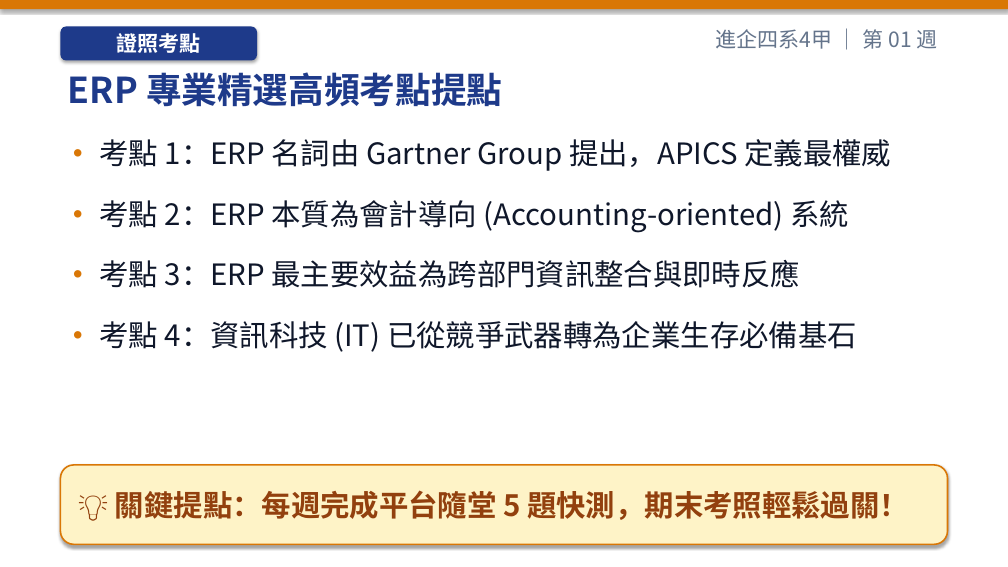
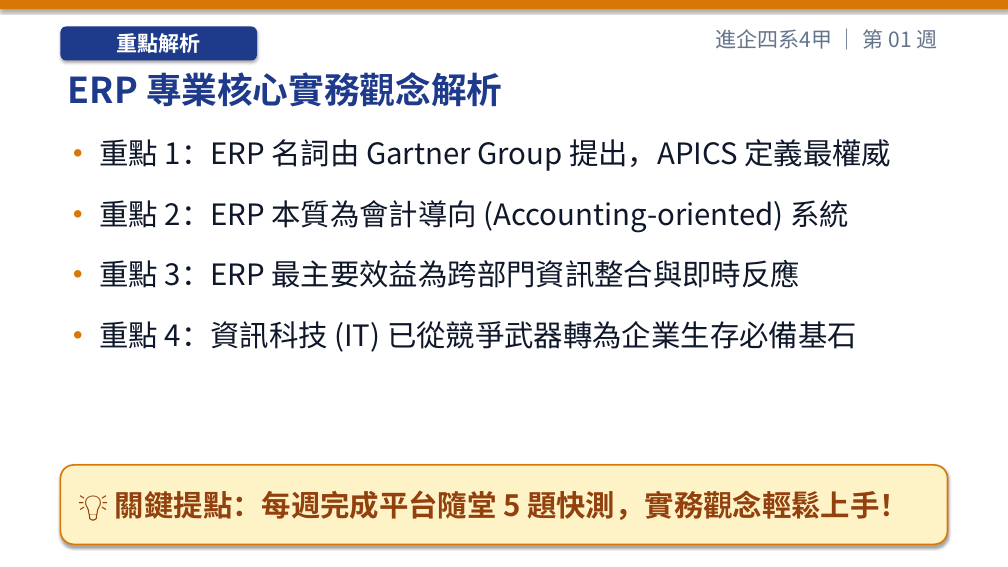
Before and after one commit to h12s12bs/vnu-enterprise-resource-planning, a slide deck: slide 10 of 01_每週教學簡報_PPT/ERP_第01週_課程導論、ERP_概念演進與數位轉型.pptx. Drawn at 1008x567 pixels with LibreOffice and Linux fonts; fonts in the diff are those of the drawing. Boxes give left, top, right and bottom in pixels: in the first picture for what was removed or moved away, otherwise in the second. Text is boxed around its words. In the diff, an @@ line names an element or a change of style, - is before the commit and + after.

```diff
--- a/01_每週教學簡報_PPT/ERP_第01週_課程導論、ERP_概念演進與數位轉型.pptx
+++ b/01_每週教學簡報_PPT/ERP_第01週_課程導論、ERP_概念演進與數位轉型.pptx
@@ text in rounded rectangle at [117, 31, 201, 57]: text changed @@
-證照考點
+重點解析
@@ text at [68, 72, 503, 107]: text changed @@
-ERP 專業精選高頻考點提點
+ERP 專業核心實務觀念解析
@@ text at [100, 139, 891, 352]: text changed @@
-• 考點 1：ERP 名詞由 Gartner Group 提出，APICS 定義最權威
-• 考點 2：ERP 本質為會計導向 (Accounting-oriented) 系統
-• 考點 3：ERP 最主要效益為跨部門資訊整合與即時反應
-• 考點 4：資訊科技 (IT) 已從競爭武器轉為企業生存必備基石
+• 重點 1：ERP 名詞由 Gartner Group 提出，APICS 定義最權威
+• 重點 2：ERP 本質為會計導向 (Accounting-oriented) 系統
+• 重點 3：ERP 最主要效益為跨部門資訊整合與即時反應
+• 重點 4：資訊科技 (IT) 已從競爭武器轉為企業生存必備基石
@@ text in rounded rectangle at [115, 490, 909, 520]: text changed @@
-💡 關鍵提點：每週完成平台隨堂 5 題快測，期末考照輕鬆過關！
+💡 關鍵提點：每週完成平台隨堂 5 題快測，實務觀念輕鬆上手！
```
Also in this commit, not shown: 3 other slides changed, 26 other files.
